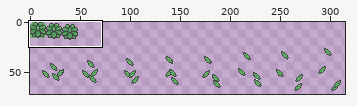
Two versions of one sprite sheet, data/sprites/entities/destructibles/bush_grass.png. Above: a wide view before the commit, with the close-up outlined.
Close-up. As it was:
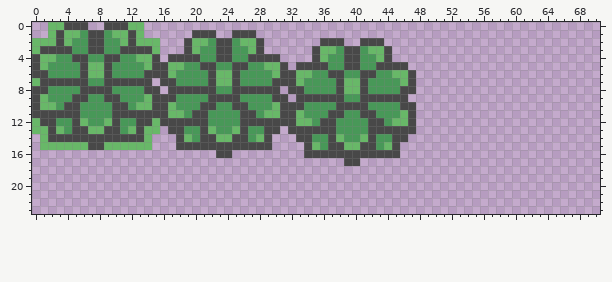
The file is 384x72 pixels. Shown: x 0..70, y 0..23. The wide view leaves out empty margins.
After:
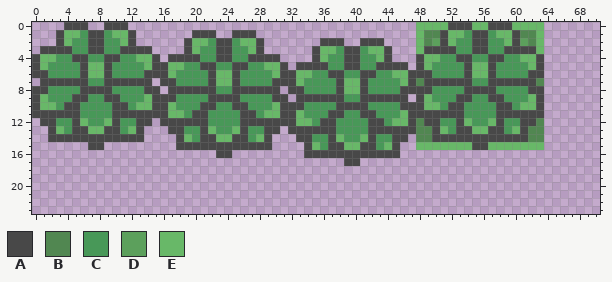
Palette (. is transparent): A #484848  B #518751  C #489858  D #5ca05c  E #68b868
Commit message: Bush and rock grasses
The edit:
y 0: x 2..3 EE -> ..; x 12..13 EE -> ..; x 48..63 ................ -> EEEEAAAEEAAAEEEE
y 1: x 2 E -> .; x 13 E -> .; x 48..63 ................ -> EBBAEECAACEEABBE
y 2: x 0..2 EEE -> ...; x 13..15 EEE -> ...; x 48..63 ................ -> EBDAECCAACCEADBE
y 3: x 0 E -> .; x 15 E -> .; x 48..63 ................ -> EAAAACCAACCAAAAE
y 4: x 48..63 ................ -> AEECCAACCAACCEEA
y 5: x 48..63 ................ -> AECCCCAEEACCCCEA
y 6: x 48..63 ................ -> AACCCCAEEACCCCAA
y 7: x 0 E -> .; x 48..63 ................ -> BAAAAAACCAAAAAAB
y 8: x 48..63 ................ -> AACCCCAAAACCCCAA
y 9: x 48..63 ................ -> AECCCAACCAACCCEA
y 10: x 48..63 ................ -> AEECAACCCCAACEEA
y 11: x 48..63 ................ -> AAAAAACCCCAAAAAA
y 12: x 0 E -> .; x 15 E -> .; x 48..63 ................ -> BAACCAECCEACCAAB
y 13: x 0..1 EE -> ..; x 14..15 EE -> ..; x 48..63 ................ -> BBAECAAEEAACEABB
y 14: x 1 E -> .; x 14 E -> .; x 48..63 ................ -> BBAAAAAAAAAAAABB
y 15: x 1..6 EEEEEE -> ......; x 9..14 EEEEEE -> ......; x 48..63 ................ -> EEEEEEEAAEEEEEEE
